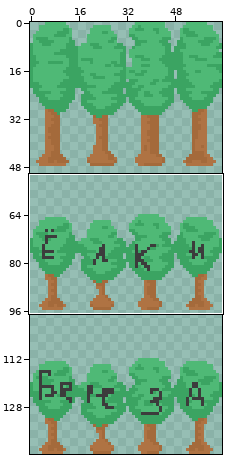
Sprite sheet: assets/trees.png. The first picture is a wide view before the edit; the outline marks the close-up.
Close-up. Old version:
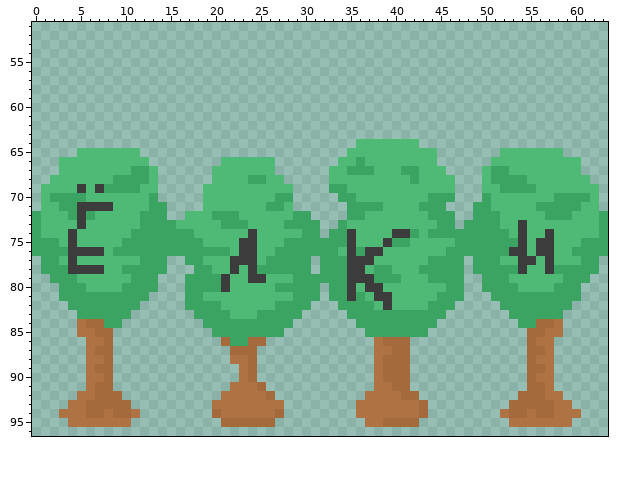
The file is 64x144 pixels. Colours within 5 levels of each other are drawn and written as one. Shown: x 0..63, y 51..96. The commit also changed other parts of the picture, which this record leaves out.
The same view after the edit:
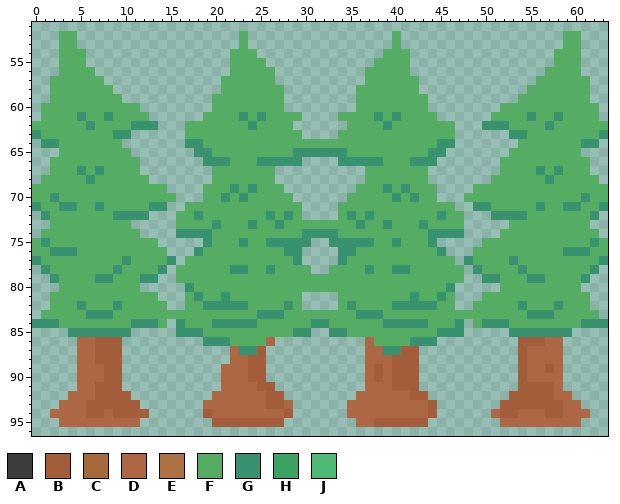
Palette (. is transparent): A #3c3c3c  B #a35d3a  C #a46a3b  D #ae6744  E #af7343  F #55ac63  G #38916f  H #3ba462  J #4fb976
Difference:
Changed rows in their new state; - is an unchanged pixel.
first column x 0:
52 ---FF------------------F----------------F------------------FF---
53 ---FF------------------F----------------F------------------FF---
54 ---FFF----------------FFF--------------FFF----------------FFF---
55 ---FFF----------------FFFF------------FFFF----------------FFF---
56 ---FFFF---------------FFFFF----------FFFFF---------------FFFF---
57 --FFFFFF-------------FFFFFF----------FFFFFF-------------FFFFFF--
58 --FFFFFFF------------FFFFFFF--------FFFFFFF------------FFFFFFF--
59 --FFFFFFFF----------FFFFFFFF--------FFFFFFFF----------FFFFFFFF--
60 -FFFFFFFFFFF--------FFFFFFFF--------FFFFFFFF--------FFFFFFFFFFF-
61 -FFFFGFFGFFFF------FFFFGFGFFFF----FFFFGFGFFFF------FFFFGFFGFFFF-
62 FFFFFFGFFFFGGG---FFFFFFFGFFFF------FFFFGFFFFFFF---GGGFFFFGFFFFFF
63 GFFFFFFFFGG------FFFFFFFFFFFFF----FFFFFFFFFFFFF------GGFFFFFFFFG
64 -GGFFFFFFF-------GGFFFFFFFFFFFFFFFFFFFFFFFFFFGG-------FFFFFFFGG-
65 ---FFFFFFFF.------GGFFFFFFFFFGGGGGGFFFFFFFFFGG------.FFFFFFFF---
66 --FFFFFFFFFF.------GGGFFFGGGGG----GGGGGFFFGGG------.FFFFFFFFFF--
67 --FFFGFGFFFF..------FFFFFFF------....FFFFFFF..----..FFFFGFGFFF--
68 -FFFFFGFFFFFF.------FFFFFFF.-----....FFFFFFF...---.FFFFFFGFFFFF-
69 FFFFFFFFFFFFFFF----FFFGFGFFF.----...FFFGFGFFF..--FFFFFFFFFFFFFFF
70 FFGFFFFFFFFFFFFF---FFGFGFFFFF-----.FFFFFGFGFF..-FFFFFFFFFFFFFGFF
71 GFFGGFFGFFFFFGG--FFFFFFFFFFFFF----FFFFFFFFFFFFF--GGFFFFFGFFGGFFG
72 .GFFFFFFFGGGG..-FFGFFFFFFFGFGF.---FGFGFFFFFFFGFF-..GGGGFFFFFFFG.
73 ..FFFFFFFFF.....FFFFGFFFGFFGFFFFFFFFGFFGFFFGFFFF.....FFFFFFFFF..
74 .FFFFFFFFFFF....GGGGFFFFFFFFFFGGGGFFFFFFFFFFGGGG....FFFFFFFFFFF.
75 FGFFFFFFFFFFFF.....GFFFGFFGGGGG..GGGGGFFGFFFG.....FFFFFFFFFFFFGF
76 FFGGGFFFFFFFFFF...GFFFFFFFFFGG....GGFFFFFFFFFG...FFFFFFFFFFGGGFF
77 GFFFFFFFFFGFFFFG-FFFFFFFFFFFFG.-..GFFFFFFFFFFFF.GFFFFGFFFFFFFFFG
78 -GFFFFFFFGFFFFG-FFFFFFGGFFGFFFF-.FFFFGFFGGFFFFFF-GFFFFGFFFFFFFG-
79 --GFFFFGGFFFGG--FFFFFFFFFFFFFFFFFFFFFFFFFFFFFFFF--GGFFFGGFFFFG--
80 ---FFFFFFFFF..---GFFFFFFFFFFFFFFFFFFFFFFFFFFFFG.--..FFFFFFFFF---
81 --FFFFFFFFFFFF---FGFFGFFFFFFFF..-.FFFFFFFFGFFGF.--FFFFFFFFFFFF--
82 --FFFGFFFGFFFFF--FFGGGGGFFFFGF.---FGFFFFGGGGGFF--FFFFFGFFFGFFF--
83 -FFFFFGGGFFFFFFFFFFFFFFFFGGGFFFFFFFFGGGFFFFFFFFFFFFFFFFGGGFFFFF-
84 GGGFFFFFFFFGGGF-GFFFGGGGGFFFFFFGGFFFFFFGGGGGFFFG-FGGGFFFFFFFFGGG
85 ----GGGGGGG-----GGGFFFFFFFFFFGG--GGFFFFFFFFFFGGG-----GGGGGGG----
86 -----DDBBB---------GGGFFFFD----------DFFFFGGG---------BBBDD-----
87 -----DDBBB------------DGGB-----------DDGGBB-----------BDDDD-----
88 -----DDBBB------------DDBB-----------DDDBBB-----------BDDDD-----
89 -----DDDBB-----------DDDBB-----------DBDBBB-----------BDDBD-----
90 -----DDDBB-----------DDDBB-----------DBDBBB-----------BDDDD-----
91 -----DDBBB-----------DDDDBB----------DDDBBB-----------BBBBD-----
92 ----DDDBBBB---------DDDDDDBB--------DDDDDDBB---------BBBBBDD----
93 ---DDDBBBBBB-------DDDDDDDBBD------DDDDDDDDDB-------BBBBBBBDD---
94 --DDDDBBDBBBB------BDDDDDDDDB------DDDDDDDDDB------DBBDDDBBDDD--
95 ---DDDDDDDDD--------BBBBBBBB--------DDBBBBBB--------DDDDDDDDD---
Pixel boxes of the changes (left, top, right, bottom) in both close-ups:
changed: (32, 31, 608, 427)
